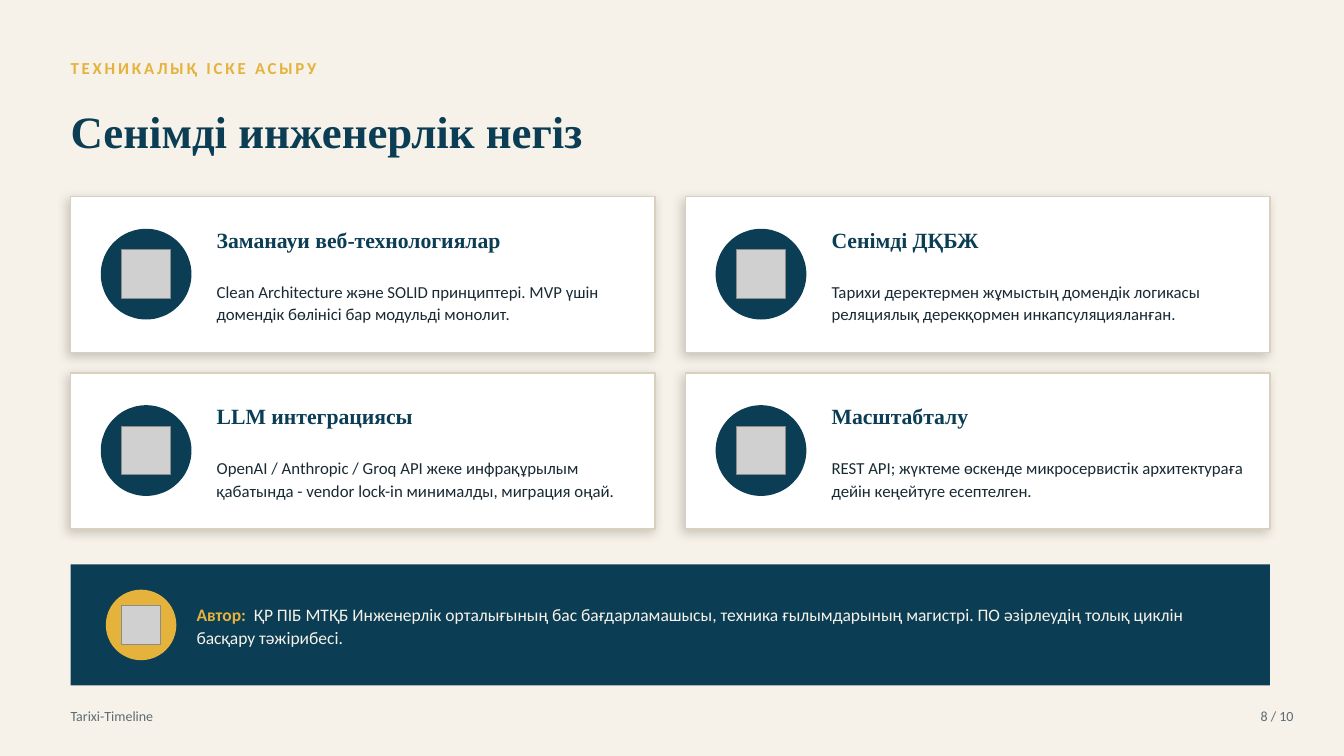
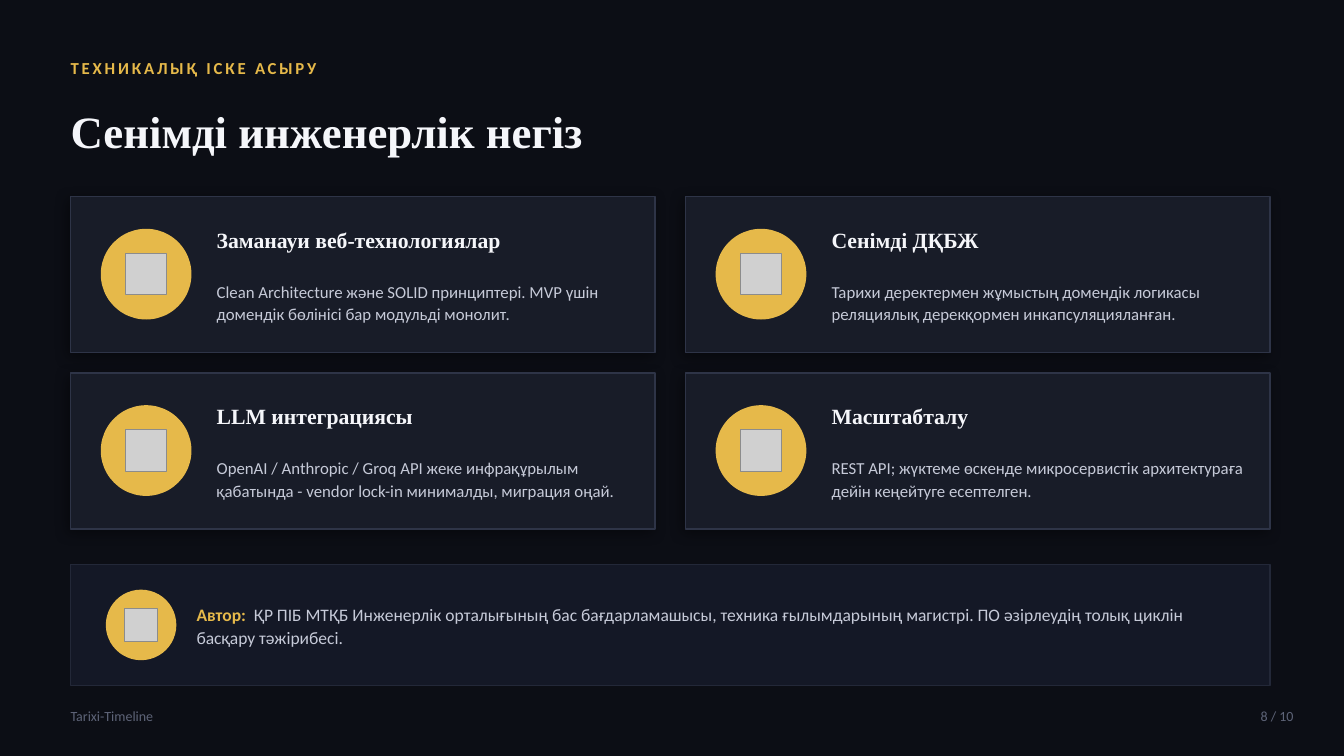
Before and after one commit to bekarazhan/tarixi-timeline, a slide deck: slide 8 of grant-presentation/Tarixi-Timeline_Tauelsizdik_urpaqtary.pptx. Drawn at 1344x756 pixels with LibreOffice and Linux fonts; fonts in the diff are those of the drawing; grey boxes stand for pictures. Boxes give left, top, right and bottom in pixels: in the first picture for what was removed or moved away, otherwise in the second. Text is boxed around its words. In the diff, an @@ line names an element or a change of style, - is before the commit and + after.

```diff
--- a/grant-presentation/Tarixi-Timeline_Tauelsizdik_urpaqtary.pptx
+++ b/grant-presentation/Tarixi-Timeline_Tauelsizdik_urpaqtary.pptx
@@ background #F6F2E9 to #0C0E15 @@
@@ text "ТЕХНИКАЛЫҚ ІСКЕ АСЫРУ" at (x1=71, y1=63, x2=316, y2=77): text colour #E5B23C to #E6B94A @@
@@ picture resized from (x1=122, y1=250, x2=170, y2=298) to (x1=125, y1=253, x2=166, y2=294) @@
@@ picture resized from (x1=737, y1=250, x2=785, y2=298) to (x1=740, y1=253, x2=781, y2=294) @@
@@ fill #FFFFFF to #181C28; outline #D9D0BE 1 pt to #2E3447 1 pt; shadow changed in 4 elements at (x1=71, y1=197, x2=655, y2=353), (x1=686, y1=197, x2=1270, y2=353), (x1=71, y1=373, x2=655, y2=529), (x1=686, y1=373, x2=1270, y2=529) @@
@@ fill #0B3D54 to #E6B94A in 4 elements at (x1=101, y1=229, x2=192, y2=320), (x1=716, y1=229, x2=807, y2=320), (x1=101, y1=405, x2=192, y2=496), (x1=716, y1=405, x2=807, y2=496) @@
@@ text colour #0B3D54 to #F5F6FA in 5 elements at (x1=71, y1=117, x2=582, y2=158), (x1=217, y1=232, x2=500, y2=253), (x1=832, y1=233, x2=979, y2=253), (x1=217, y1=409, x2=412, y2=429), (x1=832, y1=408, x2=969, y2=429) @@
@@ picture resized from (x1=122, y1=426, x2=170, y2=475) to (x1=125, y1=430, x2=166, y2=471) @@
@@ picture resized from (x1=737, y1=426, x2=785, y2=475) to (x1=740, y1=430, x2=781, y2=471) @@
@@ text colour #1A2A33 to #C6CAD8 in 4 elements at (x1=217, y1=286, x2=599, y2=323), (x1=832, y1=286, x2=1200, y2=323), (x1=217, y1=462, x2=614, y2=500), (x1=832, y1=462, x2=1243, y2=500) @@
@@ rectangle at (x1=71, y1=565, x2=1270, y2=686): fill #0B3D54 to #141826; outline none to #232838 1 pt @@
@@ ellipse at (x1=106, y1=590, x2=176, y2=660): fill #E5B23C to #E6B94A @@
@@ text "Автор: ҚР ПІБ МТҚБ Инженерлік ..." at (x1=197, y1=609, x2=1183, y2=647): text colour #E5B23C to #E6B94A in "Автор:"; text colour #F6F2E9 to #C6CAD8 @@
@@ text "Tarixi-Timeline" at (x1=71, y1=711, x2=154, y2=721): text colour #5E6B72 to #5E6478 @@
@@ text "8 / 10" at (x1=1261, y1=711, x2=1293, y2=721): text colour #5E6B72 to #5E6478 @@
```
Also in this commit, not shown: 9 other slides changed, 1 other file.
